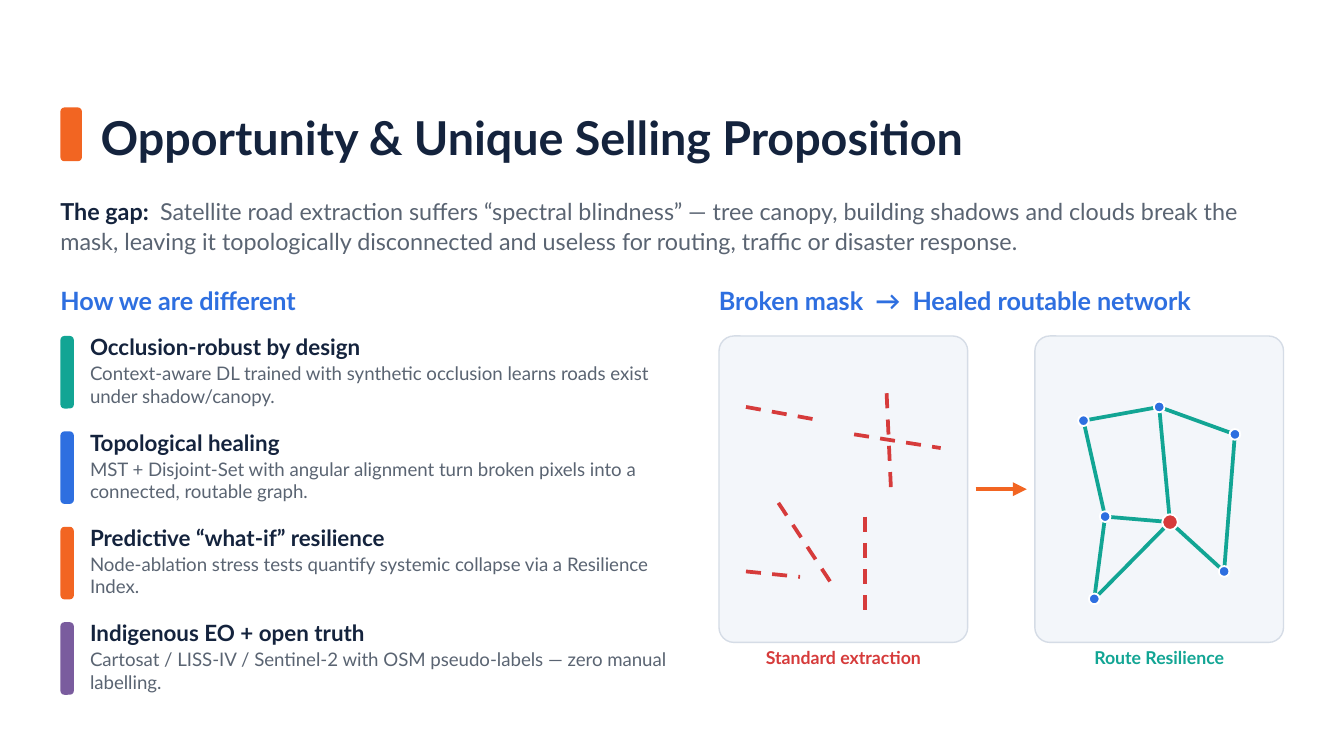
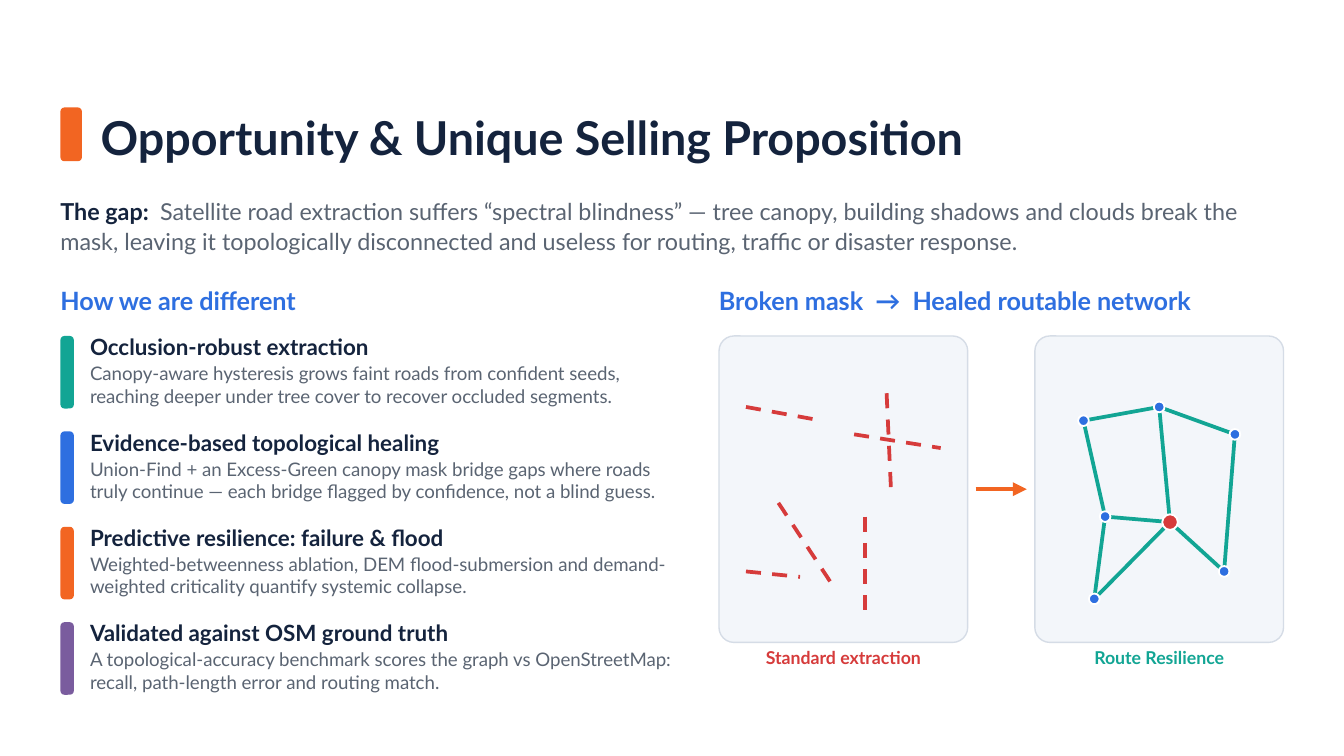
Before and after one commit to Viswas-R-Bhat/route-resilience, a slide deck: slide 3 of Escape_the_Matrix_ISRO_BAH_2026_PS4_Idea_Submission.pptx. Drawn at 1344x756 pixels with LibreOffice and Linux fonts; fonts in the diff are those of the drawing; background and template pictures are left out. Boxes give left, top, right and bottom in pixels: in the first picture for what was removed or moved away, otherwise in the second. Text is boxed around its words. In the diff, an @@ line names an element or a change of style, - is before the commit and + after.

```diff
--- a/Escape_the_Matrix_ISRO_BAH_2026_PS4_Idea_Submission.pptx
+++ b/Escape_the_Matrix_ISRO_BAH_2026_PS4_Idea_Submission.pptx
@@ text at (90, 338, 619, 407): text changed @@
-Occlusion-robust by design
-Context-aware DL trained with synthetic occlusion learns roads exist under shadow/canopy.
+Occlusion-robust extraction
+Canopy-aware hysteresis grows faint roads from confident seeds, reaching deeper under tree cover to recover occluded segments.
@@ text at (90, 434, 655, 502): text changed @@
-Topological healing
-MST + Disjoint-Set with angular alignment turn broken pixels into a connected, routable graph.
+Evidence-based topological healing
+Union-Find + an Excess-Green canopy mask bridge gaps where roads truly continue — each bridge flagged by confidence, not a blind guess.
@@ text at (90, 529, 665, 597): text changed @@
-Predictive “what-if” resilience
-Node-ablation stress tests quantify systemic collapse via a Resilience Index.
+Predictive resilience: failure & flood
+Weighted-betweenness ablation, DEM flood-submersion and demand-weighted criticality quantify systemic collapse.
@@ text at (90, 624, 670, 693): text changed @@
-Indigenous EO + open truth
-Cartosat / LISS-IV / Sentinel-2 with OSM pseudo-labels — zero manual labelling.
+Validated against OSM ground truth
+A topological-accuracy benchmark scores the graph vs OpenStreetMap: recall, path-length error and routing match.
```
Also in this commit, not shown: 5 other slides changed, 1 slide added, 1 slide removed, 1 other file.
